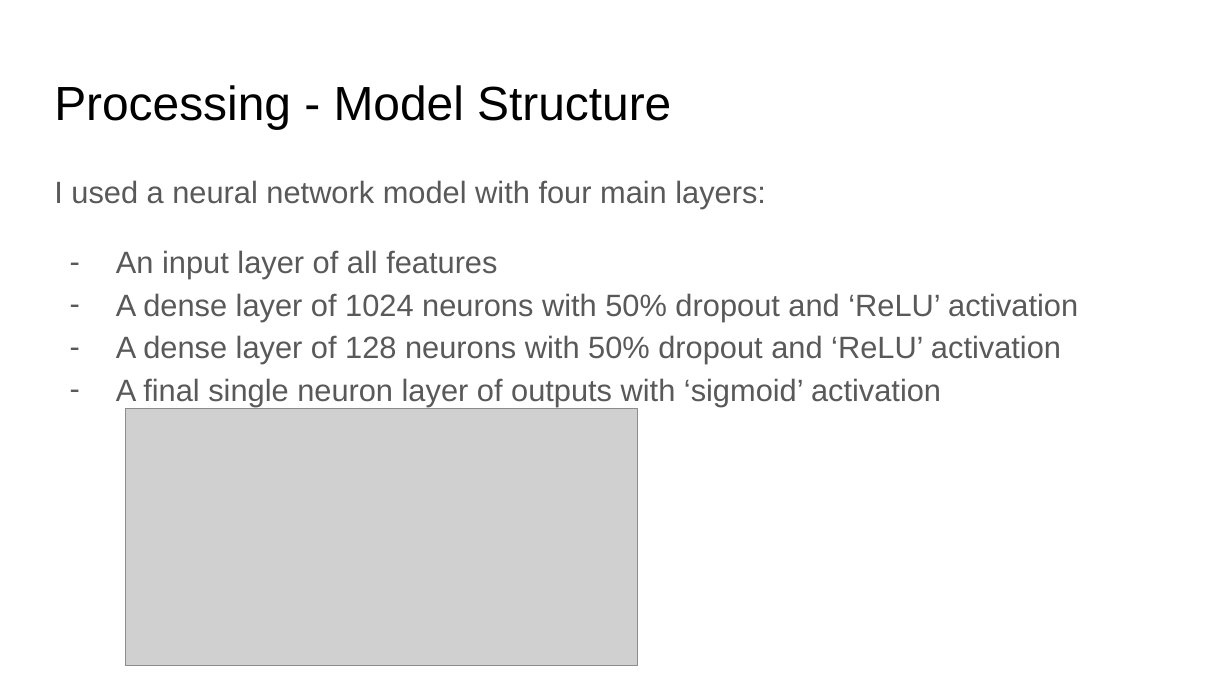
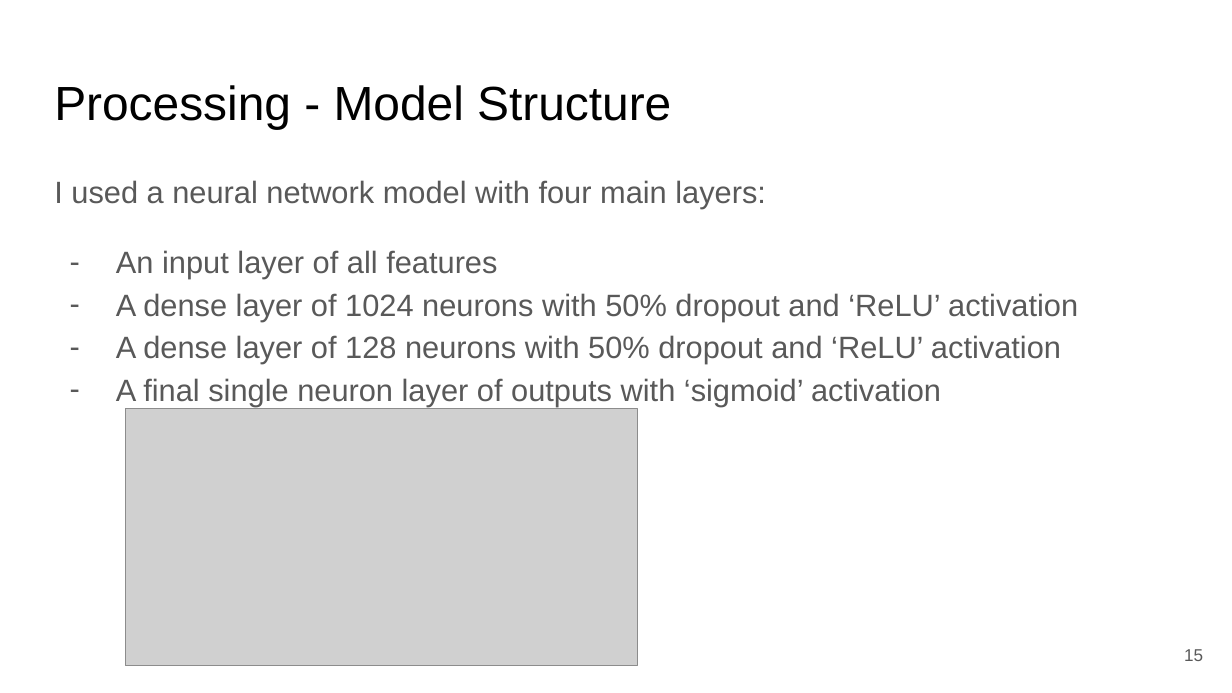
Before and after one commit to bnasr/FFN-CaseStudy, a slide deck: slide 15 of DS Growth Case Study.pptx. Drawn at 1232x693 pixels with LibreOffice and Linux fonts; fonts in the diff are those of the drawing; grey boxes stand for pictures. Boxes give left, top, right and bottom in pixels: in the first picture for what was removed or moved away, otherwise in the second. Text is boxed around its words. In the diff, an @@ line names an element or a change of style, - is before the commit and + after.

```diff
--- a/DS Growth Case Study.pptx
+++ b/DS Growth Case Study.pptx
@@ page number added at [1184, 649, 1203, 661], 10 pt, text #595959 @@
+15
```
Also in this commit, not shown: 23 other slides changed, 1 slide added, 1 other file.
